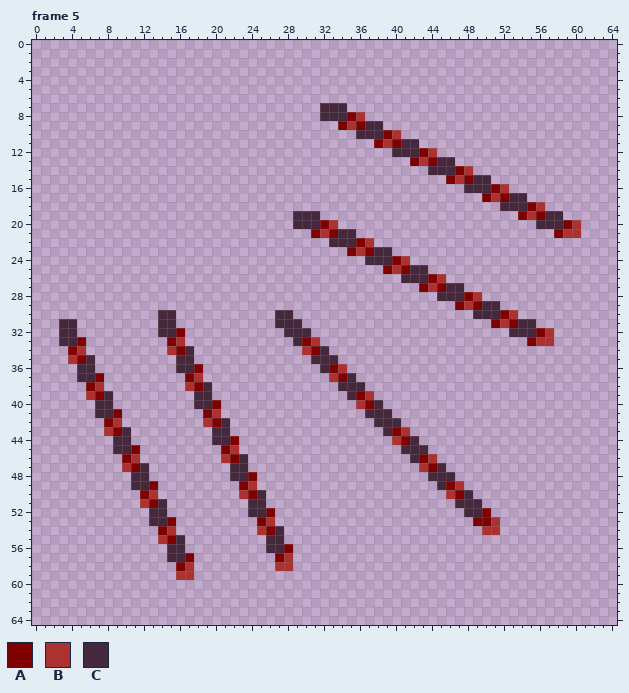
Two states of a pixel-art file, resources/sprites/gui/upgrades/upgrades.aseprite. Above, as it was before the edit.
65x65 pixels, 43 frames. Pixels under 10% opacity are left out. Colours within 5 levels of each other are drawn and written as one. Shown: frame 5. The commit also changed other frames, which this record leaves out.
Palette (. is transparent): A #7e0000  B #ac3232  C #45283c
The result:
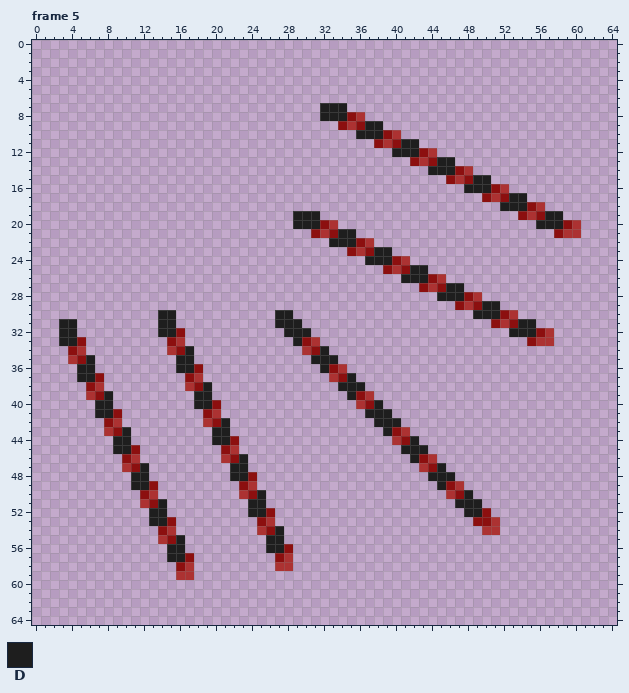
Colours new in this view: D #1e1e1e
What changed:
@@ palette @@
-A #7e0000
+A #8c0f0f
--- frame 5, layer "old"
@@ x 0..64 @@
  6 .................................................................
- 7 ................................CCC..............................
- 8 ................................CCCAB............................
- 9 ..................................ABACC..........................
-10 ....................................CCCAB........................
-11 ......................................ABACC......................
-12 ........................................CCCAB....................
-13 ..........................................ABACC..................
-14 ............................................CCCAB................
-15 ..............................................ABACC..............
-16 ................................................CCCAB............
-17 ..................................................ABACC..........
-18 ....................................................CCCAB........
-19 .............................CCC......................ABACC......
-20 .............................CCCAB......................CCCAB....
-21 ...............................ABACC......................ABB....
-22 .................................CCCAB...........................
-23 ...................................ABACC.........................
-24 .....................................CCCAB.......................
-25 .......................................ABACC.....................
-26 .........................................CCCAB...................
-27 ...........................................ABACC.................
-28 .............................................CCCAB...............
-29 ...............................................ABACC.............
-30 ..............CC...........CC....................CCCAB...........
-31 ...CC.........CC...........CCC.....................ABACC.........
-32 ...CC.........CCA...........CCC......................CCCAB.......
-33 ...CCA.........AB............CAB.......................ABB.......
-34 ....AB.........BAC............BAC................................
-35 ....BAC.........CC.............CCC...............................
-36 .....CC.........CCA.............CAB..............................
-37 .....CCA.........AB..............BAC.............................
-38 ......AB.........BAC..............CCC............................
-39 ......BAC.........CC...............CAB...........................
-40 .......CC.........CCA...............BAC..........................
-41 .......CCA.........AB................CCC.........................
-42 ........AB.........BAC................CCC........................
-43 ........BAC.........CC.................CAB.......................
-44 .........CC.........CCA.................BAC......................
-45 .........CCA.........AB..................CCC.....................
-46 ..........AB.........BAC..................CAB....................
-47 ..........BAC.........CC...................BAC...................
-48 ...........CC.........CCA...................CCC..................
-49 ...........CCA.........AB....................CAB.................
-50 ............AB.........BAC....................BAC................
-51 ............BAC.........CC.....................CCC...............
-52 .............CC.........CCA.....................CCA..............
-53 .............CCA.........AB......................AAB.............
-54 ..............AB.........BAC......................BB.............
-55 ..............BAC.........CC.....................................
-56 ...............CC.........CCA....................................
-57 ...............CCA.........AB....................................
+ 7 ................................DDD..............................
+ 8 ................................DDDAB............................
+ 9 ..................................ABADD..........................
+10 ....................................DDDAB........................
+11 ......................................ABADD......................
+12 ........................................DDDAB....................
+13 ..........................................ABADD..................
+14 ............................................DDDAB................
+15 ..............................................ABADD..............
+16 ................................................DDDAB............
+17 ..................................................ABADD..........
+18 ....................................................DDDAB........
+19 .............................DDD......................ABADD......
+20 .............................DDDAB......................DDDAB....
+21 ...............................ABADD......................ABB....
+22 .................................DDDAB...........................
+23 ...................................ABADD.........................
+24 .....................................DDDAB.......................
+25 .......................................ABADD.....................
+26 .........................................DDDAB...................
+27 ...........................................ABADD.................
+28 .............................................DDDAB...............
+29 ...............................................ABADD.............
+30 ..............DD...........DD....................DDDAB...........
+31 ...DD.........DD...........DDD.....................ABADD.........
+32 ...DD.........DDA...........DDD......................DDDAB.......
+33 ...DDA.........AB............DAB.......................ABB.......
+34 ....AB.........BAD............BAD................................
+35 ....BAD.........DD.............DDD...............................
+36 .....DD.........DDA.............DAB..............................
+37 .....DDA.........AB..............BAD.............................
+38 ......AB.........BAD..............DDD............................
+39 ......BAD.........DD...............DAB...........................
+40 .......DD.........DDA...............BAD..........................
+41 .......DDA.........AB................DDD.........................
+42 ........AB.........BAD................DDD........................
+43 ........BAD.........DD.................DAB.......................
+44 .........DD.........DDA.................BAD......................
+45 .........DDA.........AB..................DDD.....................
+46 ..........AB.........BAD..................DAB....................
+47 ..........BAD.........DD...................BAD...................
+48 ...........DD.........DDA...................DDD..................
+49 ...........DDA.........AB....................DAB.................
+50 ............AB.........BAD....................BAD................
+51 ............BAD.........DD.....................DDD...............
+52 .............DD.........DDA.....................DDA..............
+53 .............DDA.........AB......................AAB.............
+54 ..............AB.........BAD......................BB.............
+55 ..............BAD.........DD.....................................
+56 ...............DD.........DDA....................................
+57 ...............DDA.........AB....................................
 58 ................AB.........BB....................................
